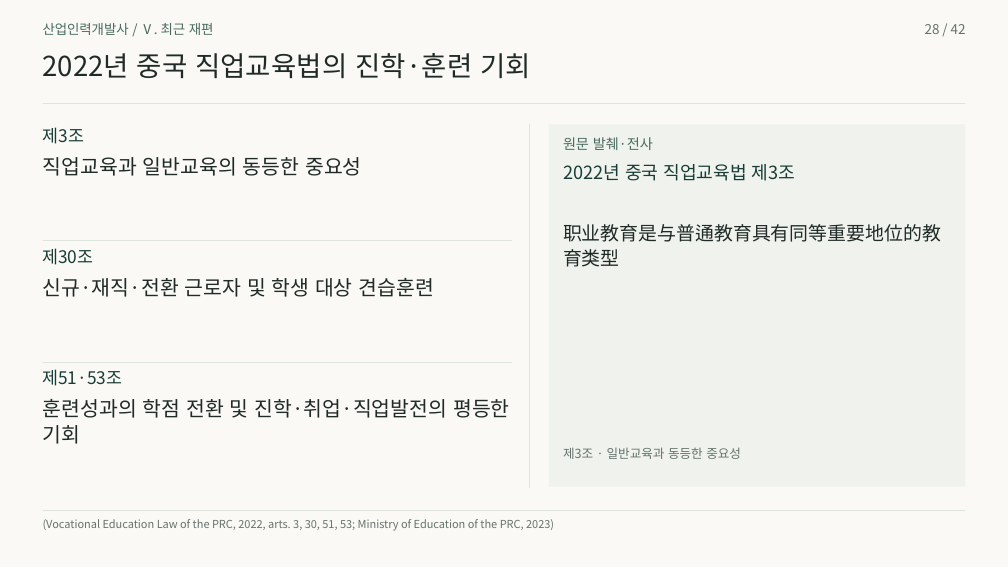
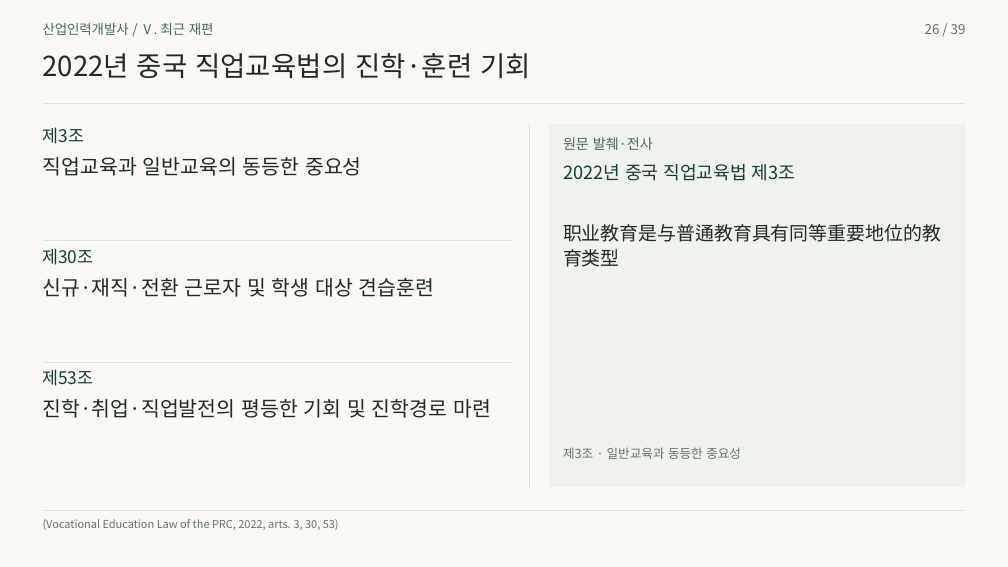
Before and after one commit to 01Chungee10/vet-history-rehearsal, a slide deck: slide 26 of au-cn-2026/presentation.pptx (slide 28 before the commit). Drawn at 1008x567 pixels with LibreOffice and Linux fonts; fonts in the diff are those of the drawing. Boxes give left, top, right and bottom in pixels: in the first picture for what was removed or moved away, otherwise in the second. Text is boxed around its words. In the diff, an @@ line names an element or a change of style, - is before the commit and + after.

```diff
--- a/au-cn-2026/presentation.pptx
+++ b/au-cn-2026/presentation.pptx
@@ text at (x1=925, y1=24, x2=966, y2=34): text changed @@
-28 / 42
+26 / 39
@@ text at (x1=43, y1=369, x2=94, y2=386): text changed @@
-제51·53조
+제53조
@@ text at (x1=43, y1=399, x2=491, y2=418): text changed @@
-훈련성과의 학점 전환 및 진학·취업·직업발전의 평등한
+진학·취업·직업발전의 평등한 기회 및 진학경로 마련
@@ text removed at (x1=43, y1=425, x2=81, y2=444) @@
-기회
@@ text at (x1=43, y1=519, x2=339, y2=530): text changed @@
-(Vocational Education Law of the PRC, 2022, arts. 3, 30, 51, 53; Ministry of Education of the PRC, 2023)
+(Vocational Education Law of the PRC, 2022, arts. 3, 30, 53)
```
Also in this commit, not shown: 38 other slides changed, 3 slides removed, 46 other files.
